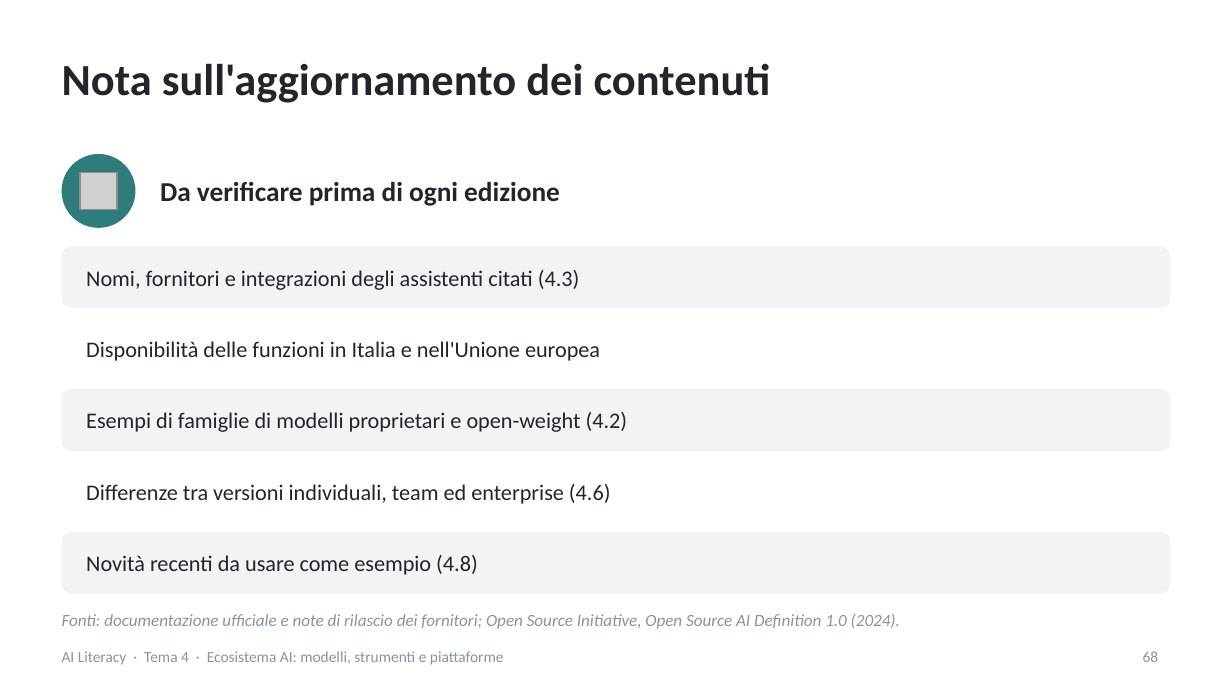
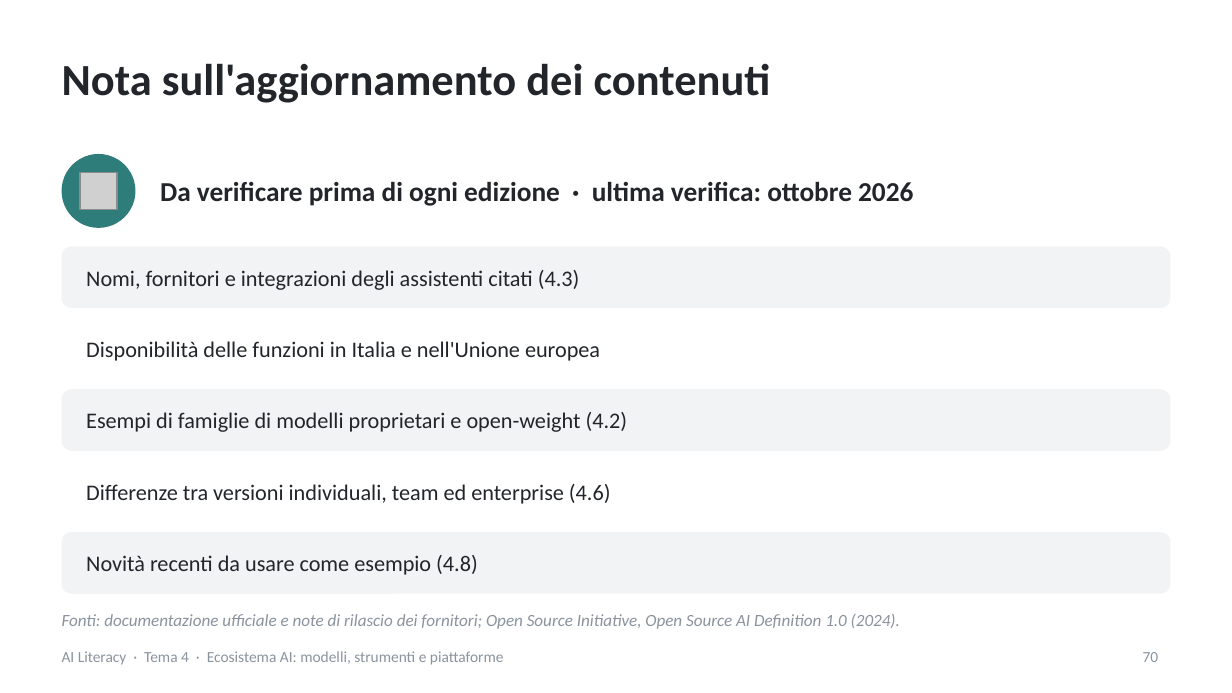
Before and after one commit to NetAi-IT/Formazione-AI-Literacy-Official, a slide deck: slide 70 of Base/Tema4_Ecosistema_AI.pptx (slide 68 before the commit). Drawn at 1232x693 pixels with LibreOffice and Linux fonts; fonts in the diff are those of the drawing; grey boxes stand for pictures. Boxes give left, top, right and bottom in pixels: in the first picture for what was removed or moved away, otherwise in the second. Text is boxed around its words. In the diff, an @@ line names an element or a change of style, - is before the commit and + after.

```diff
--- a/Base/Tema4_Ecosistema_AI.pptx
+++ b/Base/Tema4_Ecosistema_AI.pptx
@@ text at (160, 181, 913, 206): text changed @@
-Da verificare prima di ogni edizione
+Da verificare prima di ogni edizione · ultima verifica: ottobre 2026
@@ page number at (1143, 652, 1159, 662): text changed @@
-68
+70
```
Also in this commit, not shown: 1 other slide changed, 2 slides added, 6 other files.
